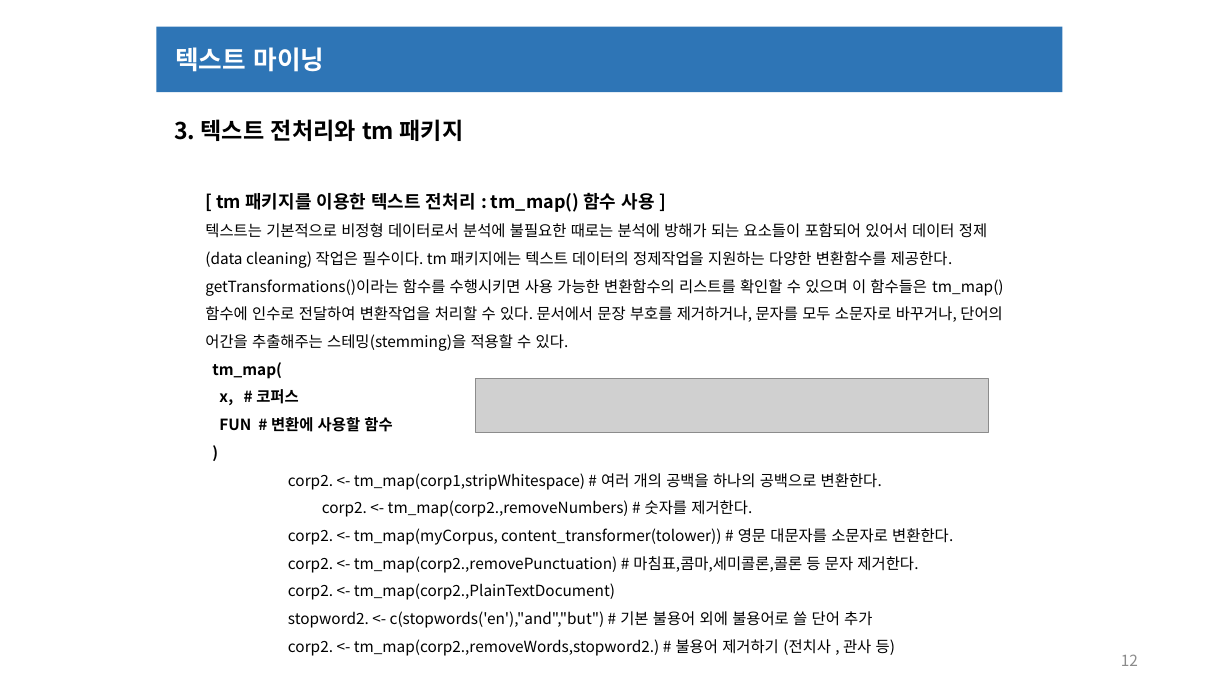
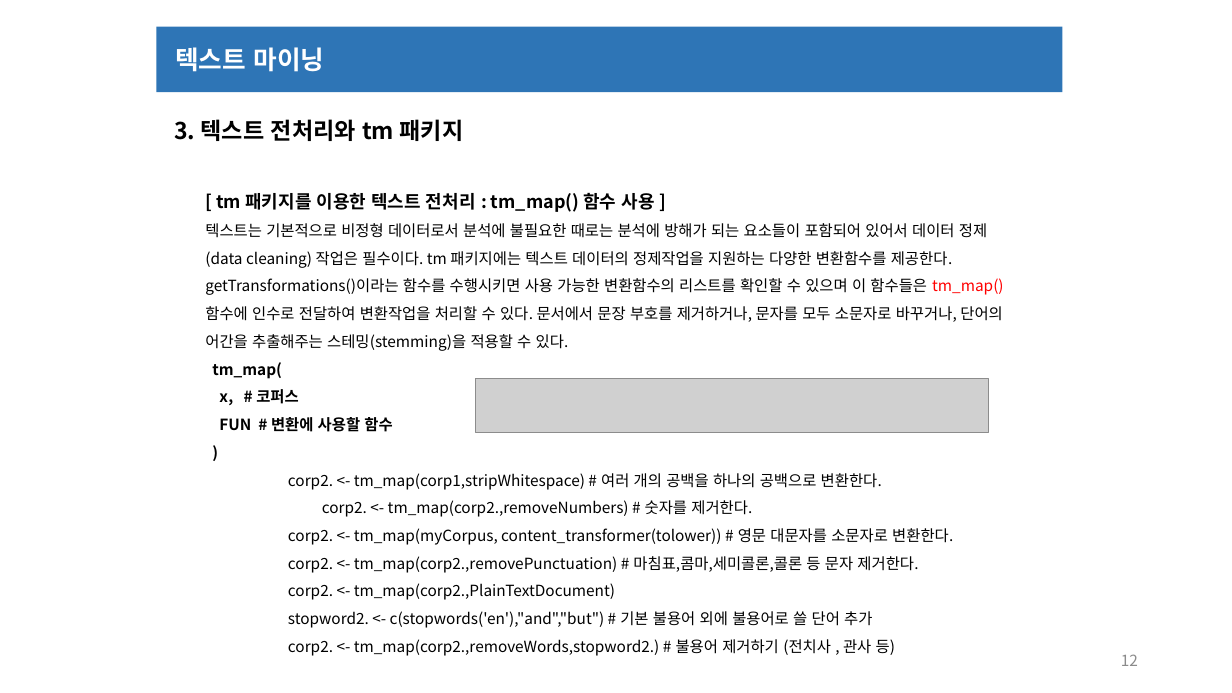
Before and after one commit to dwinf/TIL, a slide deck: slide 12 of R/텍스트분석.pptx. Drawn at 1232x693 pixels with LibreOffice and Linux fonts; fonts in the diff are those of the drawing; grey boxes stand for pictures. Boxes give left, top, right and bottom in pixels: in the first picture for what was removed or moved away, otherwise in the second. Text is boxed around its words. In the diff, an @@ line names an element or a change of style, - is before the commit and + after.

```diff
--- a/R/텍스트분석.pptx
+++ b/R/텍스트분석.pptx
@@ text at (205,223,1003,351): text colour #000000 to #FF0000 in "tm_map()" @@
```
Also in this commit, not shown: 2 other slides changed, 1 slide added, 10 other files.
